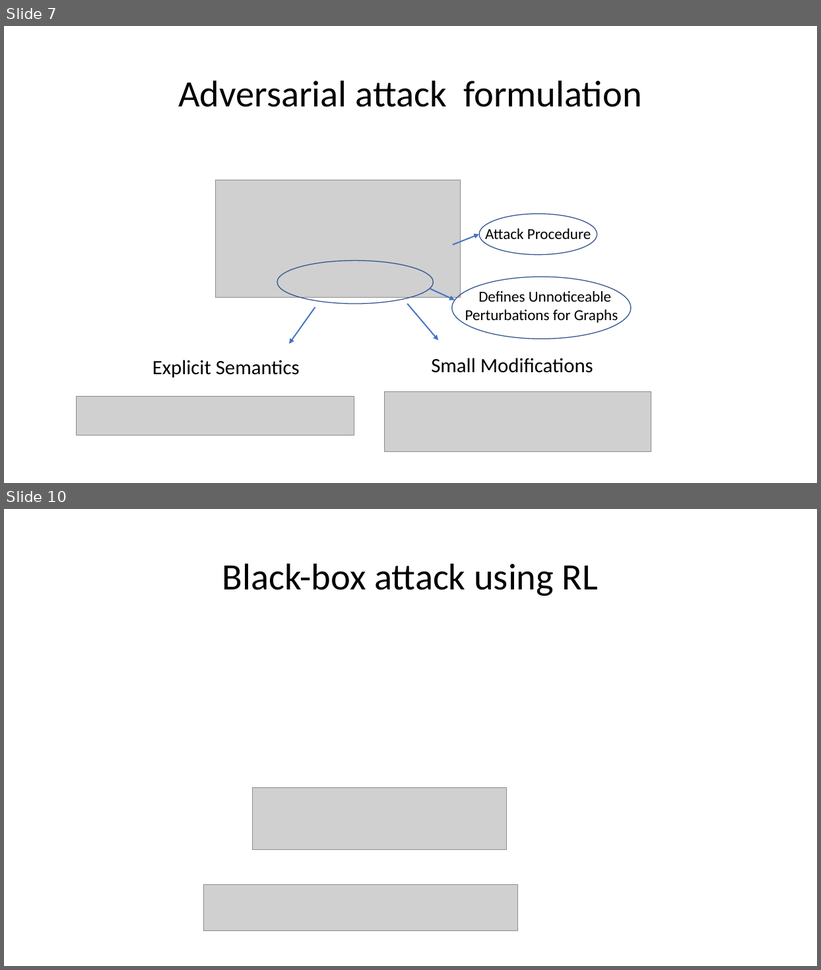
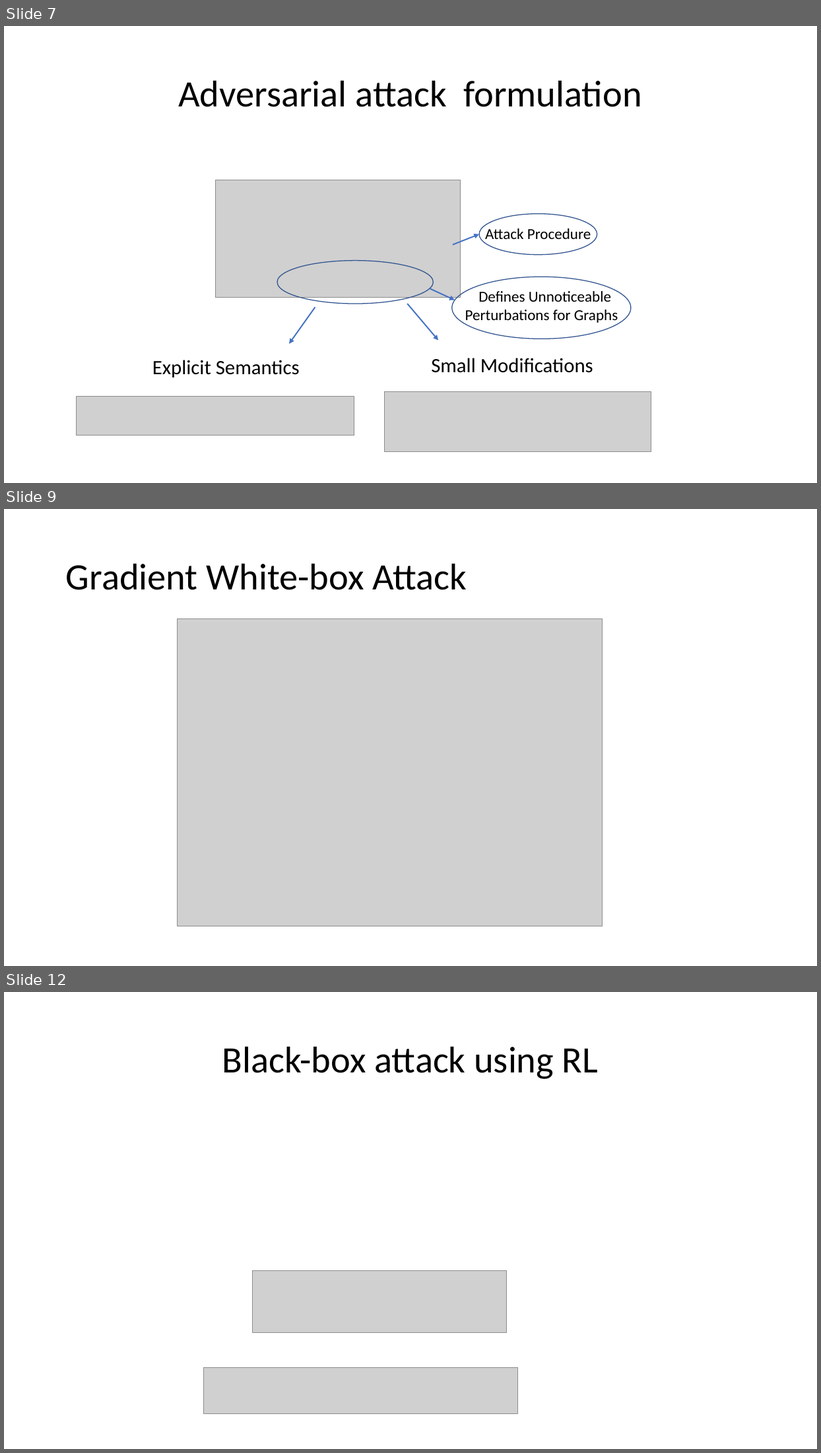
Before and after one commit to aisecure/aisecure.github.io, a slide deck: TEACHING/files/2019/1029/CS598AML_AmishGoel.pptx. Shown one above the other, each under a label of ours: slides 7 and 10 before the commit, slides 7, 9 and 12 after it; the slides between them are not shown. The pictures are 821x970 and 821x1453 pixels, drawn with LibreOffice and Linux fonts; fonts in the diff are those of the drawing; grey boxes stand for pictures. Boxes give left, top, right and bottom in pixels: in the first picture for what was removed or moved away, otherwise in the second. Text is boxed around its words. In the diff, an @@ line names an element or a change of style, - is before the commit and + after.

```diff
--- a/TEACHING/files/2019/1029/CS598AML_AmishGoel.pptx
+++ b/TEACHING/files/2019/1029/CS598AML_AmishGoel.pptx
@@ slide 9 added at (x1=4, y1=509, x2=817, y2=966), background #FFFFFF @@
@@ title added at (x1=66, y1=563, x2=467, y2=590), 44 pt, text #000000 @@
+Gradient White-box Attack
@@ picture added at (x1=177, y1=619, x2=603, y2=927) @@
@@ what was slide 10 is now slide 12 @@
```
Also in this commit, not shown: 5 slides changed, 3 other slides added, 1 slide removed.
